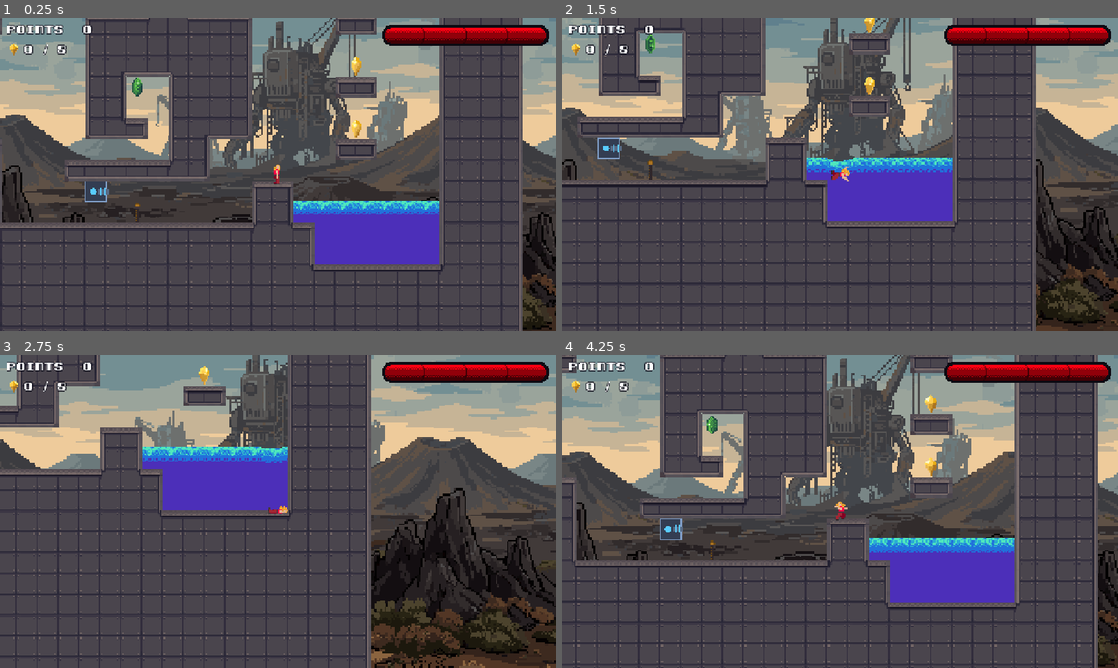
Above: before the commit, frames 1-4 (two rows, left to right).
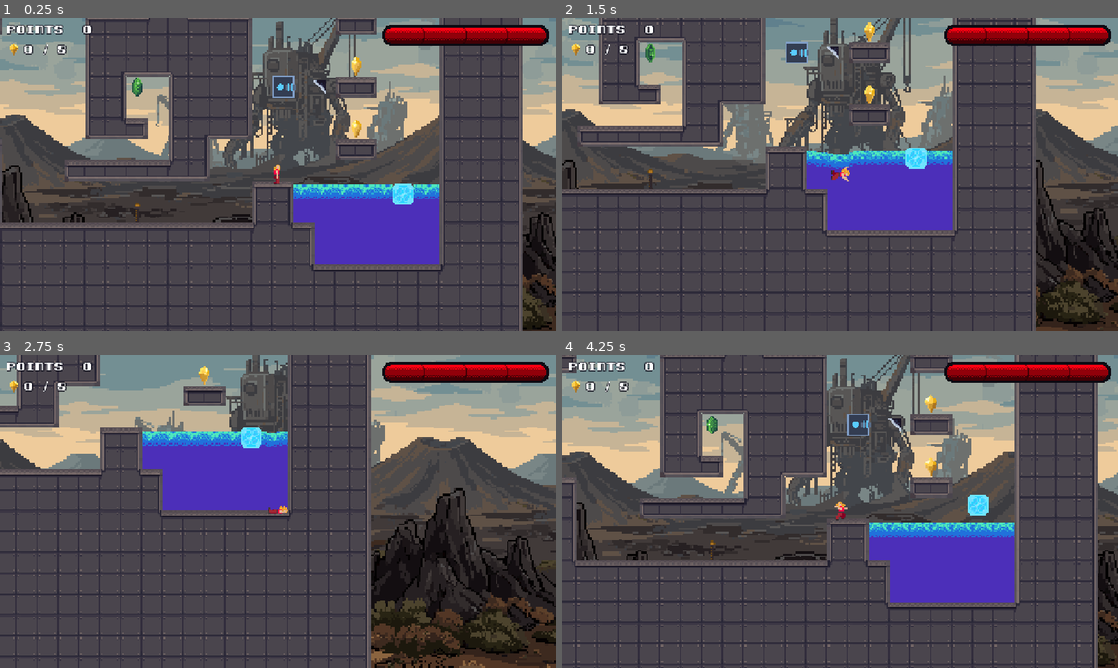
Above: after the commit, the same moments.

Repository: cygnuszwaan/objon
Game: Godot game, scene res://scenes/levels/level_1-1.tscn
Two runs of this game, one before a commit and one after it. Both use one fixed random seed, a clock stepped at 60 frames per second and the inputs below.
Inputs (mouse positions are in pixels of both pictures, inside the frame that each line leads up to):
- Up to frame 1 (0.25 s): no input
- Up to frame 2 (1.5 s): tap Enter at 0.5 s; move the mouse to (962, 158) at 0.52 s; hold D (move_right) 0.53-1.25 s; hold S (crouch) 0.53-1.25 s; click (962, 158) at 0.67 s; tap Space (jump) at 0.77 s; drag from (728, 190) to (845, 174) at 1.27 s
- Up to frame 3 (2.75 s): move the mouse to (333, 442) at 2.02 s; hold D (move_right) from 2.03 s (still down); tap F at 2.1 s
- Up to frame 4 (4.25 s): release D (move_right) at 2.75 s; drag from (812, 574) to (767, 373) at 2.77 s; move the mouse to (1006, 558) at 3.52 s; hold A (move_left) from 3.53 s (still down); tap J (kick) at 3.6 s; tap Space (jump) at 3.77 s; tap R (restart) at 4.15 s

The runs differ from the first frame. In frame 1, 3.0% of the frame differs, in the area x 15-79%, y 18-63%; in frame 2, 18%, in the area x 0-100%, y 0-100%; in frame 3, 2.4%; in frame 4, 3.1%.

Commit message:
arc receiver latch modes

Diff:
--- a/audio/audio.gd
+++ b/audio/audio.gd
@@ -99,6 +99,8 @@
 	&"interactive/laser_receiver_on",   # a laser receiver powering (the beam reached it), at the receiver
 	&"interactive/bullet_target_hit",    # a cannon bullet hitting a bullet target (every hit), at the target
 	&"interactive/laser_receiver_off",  # a laser receiver losing power (after its hold time), at the receiver
+	&"interactive/arc_receiver_on",       # an arc receiver powering (an arc struck it), at the receiver
+	&"interactive/arc_receiver_off",      # an arc receiver losing power (its hold time ran out after the last arc), at the receiver
 	&"interactive/button_press",       # button turning on (also each press of a toggle button)
 	&"interactive/button_release",     # button turning off
 	&"interactive/weight_plate_press",   # a weight plate powering (the weight reached its threshold), at the plate
--- /dev/null
+++ b/scenes/interactive/arc_receiver.gd
@@ -0,0 +1,172 @@
+@tool
+extends StaticBody2D
+## Arc receiver: a solid block that is a power SOURCE struck by an electric Arc (see power_target.gd for the contract).
+## The bullet target's cousin for arcs. Emits `powered_changed(on)` and answers `is_powered()`; PowerTargets pick it in
+## their `sources` list and conductor wires attach to it by adjacency, exactly like a Button.
+##
+## An Arc that ends on this body calls `on_arc_hit(point, direction)` once (see arc.gd); an arc is a single event, so
+## each hit acts at once. Modes, like a button's and the bullet target's:
+##   MOMENTARY  powered for `pulse_length` seconds (default 2.5, a little over an ArcTurret's default 2 s
+##              `fire_interval`, so a turret firing straight at it holds it on) after each hit; a hit while powered
+##              restarts the pulse with no new edge. Saves `powered` and `time_left` (arcs in flight are not saved,
+##              so a restore mid-pulse would otherwise drop the power at once and act on its targets).
+##   TOGGLE     each hit flips it. Saves `powered`.
+##   TIMED      powered for `duration` seconds after a hit; a hit while powered restarts the countdown with no new
+##              edge. Saves `powered` and `time_left`.
+##
+## Solid like any wall (layer 2, mask 0): an arc stops on it and anything solid in front of it shields it, the player
+## stands on it and liquid rests on it ("water_solid"), and it is not "ground"/"catwalk", so it can't be ledge-grabbed.
+## Kicks do nothing (layer 1 is not set). Struck on any face; nothing about it reflects. Only arcs move it: a laser,
+## bullet or spark does nothing, and an arc that crosses a catwalk or glass first still counts.
+##
+## AND gate of two receivers: wire both to one PowerTarget and set `all_required` on it (arcs rarely arrive
+## together, so use TIMED or a long pulse); `invert` makes a NOT.
+##
+## Origin: the centre of a 16x16 tile (the cell a ConductorLayer files it under, like Button). Art is drawn in code
+## (a housing with a coil ring and a lens that glows while powered, a shrinking arc while a countdown runs and a ring
+## flash per hit) until sprites exist. Sounds `interactive/arc_receiver_on` and `interactive/arc_receiver_off` are in
+## Audio.PLANNED (played on a change of power, not within `QUIET_FRAMES` of load).
+##
+## Saveable: see the modes above; a restore snaps silently and emits `powered_changed` only on a change.
+
+signal powered_changed(on: bool)
+
+enum LatchMode { MOMENTARY, TOGGLE, TIMED }
+
+@export var latch_mode: LatchMode = LatchMode.MOMENTARY:
+	set(value):
+		latch_mode = value
+		notify_property_list_changed()  # shows/hides pulse_length and duration
+		queue_redraw()
+## MOMENTARY only: seconds powered after the last hit.
+@export_range(0.05, 60.0, 0.05, "or_greater") var pulse_length: float = 2.5
+## TIMED only: seconds powered after the last hit.
+@export_range(0.1, 120.0, 0.1, "or_greater") var duration: float = 5.0
+@export var draw_placeholder: bool = true
+
+const QUIET_FRAMES := 3 ## No sound for a change this soon after load.
+const FLASH_TIME := 0.18 ## Seconds of the ring flash per hit.
+const TILE_HALF := 8.0
+const COLOR_BODY := Color(0.2, 0.24, 0.32)
+const COLOR_EDGE := Color(0.5, 0.62, 0.78)
+const COLOR_LENS_OFF := Color(0.12, 0.18, 0.24)
+const COLOR_LENS_ON := Color(0.35, 0.8, 1.0)
+const COLOR_CORE := Color(0.9, 1.0, 1.0)
+
+var powered: bool = false
+var _time_left: float = 0.0
+var _flash_t: float = 0.0
+var _ready_frame: int = 0
+
+func _ready() -> void:
+	add_to_group(&"power_source")  # what ConductorLayer scans to attach sources to circuits by adjacency
+	queue_redraw()
+	set_process(false)  # runs only while a flash or a countdown needs redrawing
+	if Engine.is_editor_hint():
+		set_physics_process(false)
+		return
+	add_to_group(&"water_solid")  # collision only; static, so carry is inert for it
+	add_to_group(&"saveable")
+	_ready_frame = Engine.get_physics_frames()
+
+func _validate_property(property: Dictionary) -> void:
+	if property.name == "pulse_length" and latch_mode != LatchMode.MOMENTARY:
+		property.usage = PROPERTY_USAGE_NO_EDITOR
+	elif property.name == "duration" and latch_mode != LatchMode.TIMED:
+		property.usage = PROPERTY_USAGE_NO_EDITOR
+
+## Arc contract (Arc._dispatch_hit()): called once, on the frame an arc ends on this body.
+func on_arc_hit(_point: Vector2, _direction: Vector2) -> void:
+	_flash_t = FLASH_TIME
+	match latch_mode:
+		LatchMode.TOGGLE:
+			_set_powered(not powered)
+		_:
+			_time_left = _hold_length()  # a hit while powered restarts the countdown with no new edge
+			_set_powered(true)
+	_sync_process()
+	queue_redraw()
+
+## Power-source contract (PowerTarget and conductor circuits read this).
+func is_powered() -> bool:
+	return powered
+
+## Saveable contract (see game.gd).
+func save_state() -> Dictionary:
+	if latch_mode == LatchMode.TOGGLE:
+		return {"powered": powered}
+	return {"powered": powered, "time_left": _time_left}
+
+## Snaps with no sound or flash. Emits powered_changed only if `powered` differs from the current value; a timed
+## or momentary countdown then runs out from the saved time.
+func load_state(d: Dictionary) -> void:
+	var was := powered
+	powered = d.get("powered", false)
+	_time_left = 0.0
+	if powered and latch_mode != LatchMode.TOGGLE:
+		_time_left = float(d.get("time_left", 0.0))
+		if _time_left <= 0.0:
+			_time_left = _hold_length()  # a snapshot without a time: start a fresh countdown
+	_flash_t = 0.0
+	_sync_process()
+	queue_redraw()
+	if powered != was:
+		powered_changed.emit(powered)
+
+func _physics_process(delta: float) -> void:
+	if latch_mode == LatchMode.TOGGLE or not powered:
+		return
+	_time_left = maxf(_time_left - delta, 0.0)
+	if _time_left <= 0.0:
+		_set_powered(false)
+		_sync_process()
+		queue_redraw()
+
+func _process(delta: float) -> void:
+	_flash_t = maxf(_flash_t - delta, 0.0)
+	queue_redraw()
+	if _flash_t <= 0.0 and not _timer_running():
+		set_process(false)
+
+func _hold_length() -> float:
+	return duration if latch_mode == LatchMode.TIMED else pulse_length
+
+func _timer_running() -> bool:
+	return powered and latch_mode != LatchMode.TOGGLE
+
+func _sync_process() -> void:
+	set_process(_flash_t > 0.0 or _timer_running())
+
+func _set_powered(on: bool) -> void:
+	if on == powered:
+		return
+	powered = on
+	if not on:
+		_time_left = 0.0
+	if Engine.get_physics_frames() - _ready_frame > QUIET_FRAMES:
+		Audio.play_at(&"interactive/arc_receiver_on" if on else &"interactive/arc_receiver_off", global_position)
+	queue_redraw()
+	powered_changed.emit(on)
+
+# --- drawing -------------------------------------------------------------------------------------
+
+func _draw() -> void:
+	if not draw_placeholder:
+		return
+	draw_rect(Rect2(-TILE_HALF, -TILE_HALF, 16, 16), COLOR_BODY)
+	draw_rect(Rect2(-TILE_HALF, -TILE_HALF, 16, 16), COLOR_EDGE, false, 1.0)
+	var lens := COLOR_LENS_ON if powered else COLOR_LENS_OFF
+	if powered:
+		var glow := COLOR_LENS_ON
+		glow.a = 0.3
+		draw_circle(Vector2.ZERO, 6.0, glow)
+	# coil ring round the lens, to read as the arc turret's counterpart
+	draw_arc(Vector2.ZERO, 5.0, 0.0, TAU, 16, Color(COLOR_EDGE, 0.8), 1.0)
+	draw_circle(Vector2.ZERO, 3.5, Color(0.1, 0.11, 0.14))
+	draw_circle(Vector2.ZERO, 2.5, lens)
+	if _timer_running() and not Engine.is_editor_hint():
+		var left := clampf(_time_left / maxf(_hold_length(), 0.001), 0.0, 1.0)
+		draw_arc(Vector2.ZERO, 7.0, -PI * 0.5, -PI * 0.5 + TAU * left, 24, COLOR_LENS_ON, 1.0)
+	if _flash_t > 0.0:
+		var t := 1.0 - _flash_t / FLASH_TIME
+		draw_arc(Vector2.ZERO, 4.0 + 4.0 * t, 0.0, TAU, 16, Color(COLOR_CORE, 1.0 - t), 1.5)
--- /dev/null
+++ b/scenes/interactive/arc_receiver.tscn
@@ -0,0 +1,14 @@
+[gd_scene load_steps=3 format=3]
+
+[ext_resource type="Script" path="res://scenes/interactive/arc_receiver.gd" id="1_arcrx"]
+
+[sub_resource type="RectangleShape2D" id="RectangleShape2D_arcrx"]
+size = Vector2(16, 16)
+
+[node name="ArcReceiver" type="StaticBody2D"]
+collision_layer = 2
+collision_mask = 0
+script = ExtResource("1_arcrx")
+
+[node name="CollisionShape2D" type="CollisionShape2D" parent="."]
+shape = SubResource("RectangleShape2D_arcrx")
--- a/scenes/levels/level_1-1.tscn
+++ b/scenes/levels/level_1-1.tscn
@@ -16,6 +16,8 @@
 [ext_resource type="PackedScene" uid="uid://bmjkgbi1jd2s" path="res://scenes/enemies/drillbot.tscn" id="13_7n46g"]
 [ext_resource type="PackedScene" uid="uid://cpe7wi8c5xsb" path="res://scenes/interactive/basin.tscn" id="16_aghq8"]
 [ext_resource type="PackedScene" path="res://scenes/traps/arc/arc_turret.tscn" id="16_y0ep0"]
+[ext_resource type="PackedScene" uid="uid://divuey832521a" path="res://scenes/interactive/mirror.tscn" id="17_y0ep0"]
+[ext_resource type="PackedScene" path="res://scenes/interactive/ice_block.tscn" id="18_ujeiy"]
 
 [node name="TestLevel" type="Node2D" unique_id=1261410649]
 script = ExtResource("1_8dks1")
@@ -131,7 +133,7 @@
 
 [node name="WaterBasin" parent="." unique_id=1689376223 instance=ExtResource("16_aghq8")]
 z_index = -1
-position = Vector2(944, 588)
+position = Vector2(944, 576)
 world_tilemap_path = NodePath("../Tilemaps/Ground")
 floor_row_override_enabled = Array[bool]([false, false, false, false, false, false, false, false, false])
 floor_row_overrides = Array[int]([0, 0, 0, 0, 0, 0, 0, 0, 0])
@@ -142,7 +144,15 @@
 spill_column = 0
 
 [node name="ArcTurret" parent="." unique_id=542150005 instance=ExtResource("16_y0ep0")]
-position = Vector2(808, 584)
+position = Vector2(952, 504)
+fire_interval = 4.0
+
+[node name="Mirror" parent="." unique_id=1989718227 instance=ExtResource("17_y0ep0")]
+position = Vector2(980, 504)
+rotation = -1.5713527
+
+[node name="IceBlock" parent="." unique_id=621311001 instance=ExtResource("18_ujeiy")]
+position = Vector2(1044, 564)
 
 [editable path="Backdrop"]
 [editable path="Tilemaps/ConductorLayers"]
--- a/scenes/traps/arc/arc.gd
+++ b/scenes/traps/arc/arc.gd
@@ -13,6 +13,8 @@
 ## so the muzzle does not hit it). The trace mask is the world (layer 2) only, so an arc flies through enemies and
 ## actors unharmed and is not stopped by them; catwalks and glass pass it as they pass a laser. It also ends at
 ## `max_distance` of travel.
+##
+## Contract: a body that ends the arc and has `on_arc_hit(point, direction)` is told once (`ArcReceiver`).
 ##
 ## Hazard: the player is tested with an immediate circle `intersect_shape()` (mask 1, group "player") at every
 ## `SAMPLE_STEP` px of the frame's travel, so a fast arc cannot step over a thin collider. A hit calls
@@ -61,10 +63,13 @@
 	heading = heading.normalized()
 	_hit_shape = CircleShape2D.new()
 	_hit_shape.radius = HIT_RADIUS
-	_trail.append(global_position)
+	# The trail is seeded on the first physics frame, not here: the turret sets `global_position` after `add_child()`,
+	# so at `_ready()` the arc is still at the world origin and a trail started there draws a line from the origin.
 
 func _physics_process(delta: float) -> void:
 	_age += delta
+	if _trail.is_empty():
+		_trail.append(global_position)
 	if _fade >= 0.0:
 		_fade -= delta
 		if _fade <= 0.0:
@@ -96,6 +101,7 @@
 	if reflected:
 		Audio.play_at(&"traps/arc_reflect", global_position, -4.0)
 	if reached_end:
+		_dispatch_hit(result)
 		_end(true)
 	elif _traveled >= max_distance:
 		_end(false)
@@ -142,6 +148,15 @@
 		dir = next_dir
 	return {"path": path, "length": length, "heading": dir, "reached_end": true, "reflected": reflected}
 
+## Tells whatever stopped the arc that it was struck: the optional duck-typed contract
+## `on_arc_hit(point, direction)` (the Laser turret's `on_laser_hit()` for a discrete shot; `ArcReceiver` implements
+## it). Called once, on the frame the arc ends on the body. A body without the method (a wall, a door, a mirror's
+## back or edge) is simply an obstacle.
+func _dispatch_hit(result: LaserBeam.Result) -> void:
+	var target := result.end_collider
+	if target != null and is_instance_valid(target) and target.has_method(&"on_arc_hit"):
+		target.call(&"on_arc_hit", result.end_point, result.end_direction)
+
 ## Player and water at the sample points along `path`. True when the arc was spent (it frees itself or fades).
 func _sweep(space: PhysicsDirectSpaceState2D, path: PackedVector2Array) -> bool:
 	var samples := 0
Not shown, added: scenes/interactive/arc_receiver.gd.uid
Not shown, changed: .DS_Store
Not shown, added: arc-flash-fix-and-arc-receiver.patch
Not shown, changed: export-audit.md
Not shown, changed: objon.md
Not shown, removed: objon.zip
Not shown, changed: scenes/.DS_Store
